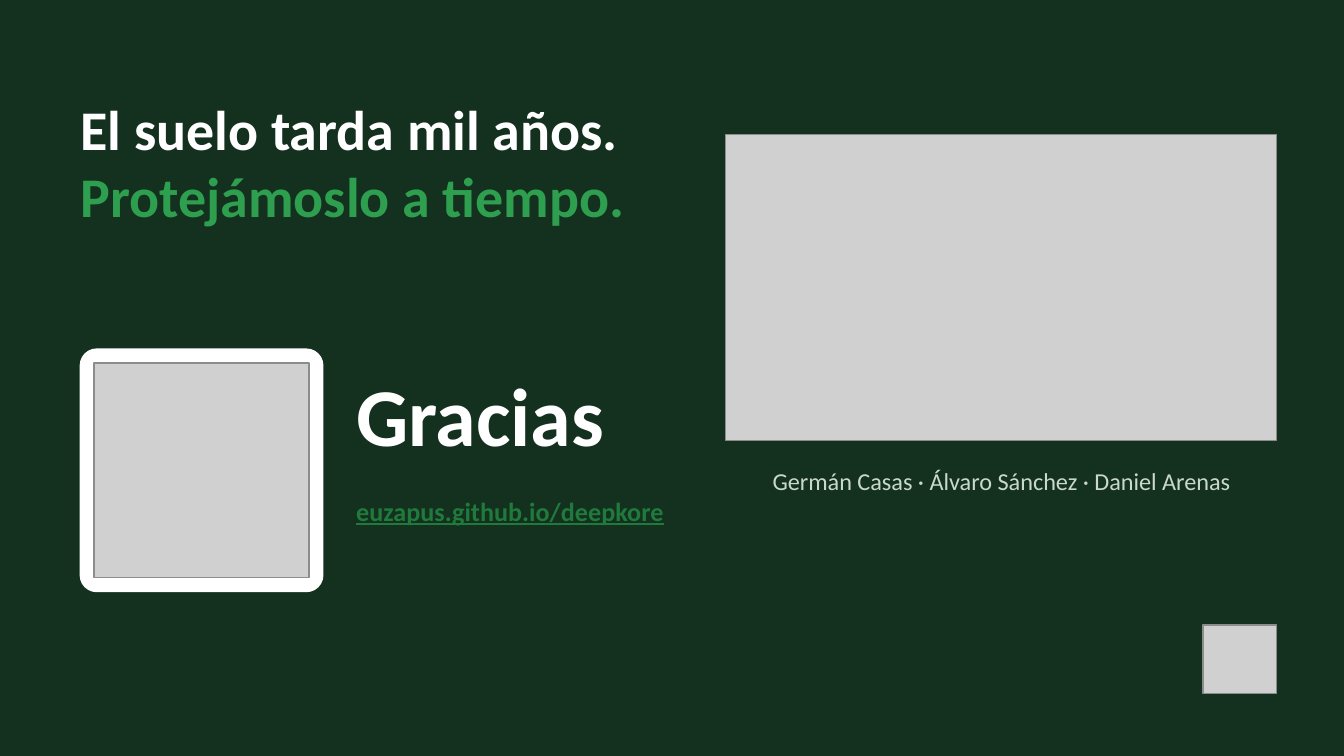
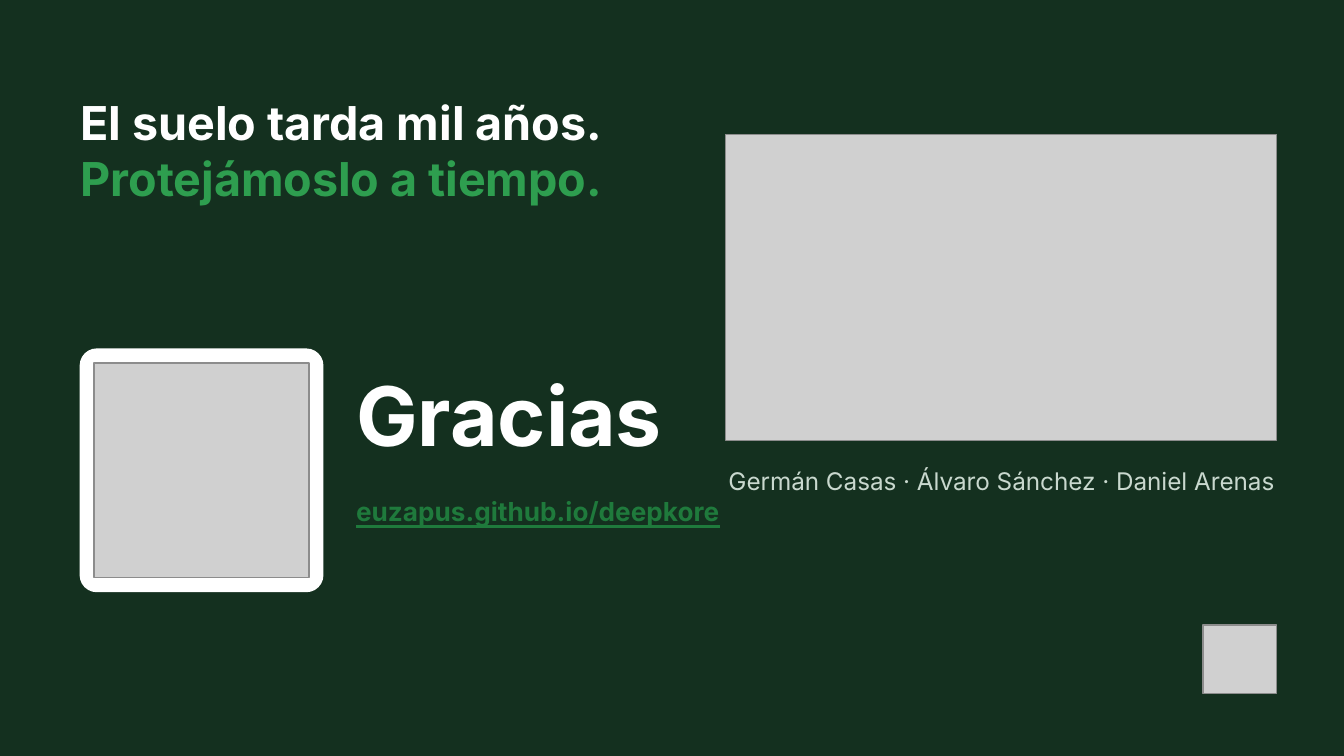
Before and after one commit to euZAPUS/deepkore, a slide deck: slide 8 of pitch/DeepKore_pitch_ES.pptx. Drawn at 1344x756 pixels with LibreOffice and Linux fonts; fonts in the diff are those of the drawing; grey boxes stand for pictures. Boxes give left, top, right and bottom in pixels: in the first picture for what was removed or moved away, otherwise in the second. Text is boxed around its words. In the diff, an @@ line names an element or a change of style, - is before the commit and + after.

```diff
--- a/pitch/DeepKore_pitch_ES.pptx
+++ b/pitch/DeepKore_pitch_ES.pptx
@@ text "El suelo tarda mil años. ..." at <box>81,104,602,206</box>: size 30 to 25 pt, font Calibri to Inter @@
@@ font Calibri to Inter in 3 elements at <box>356,383,662,447</box>, <box>356,501,719,527</box>, <box>728,469,1274,491</box> @@
```
Also in this commit, not shown: 7 other slides changed, 6 other files.
